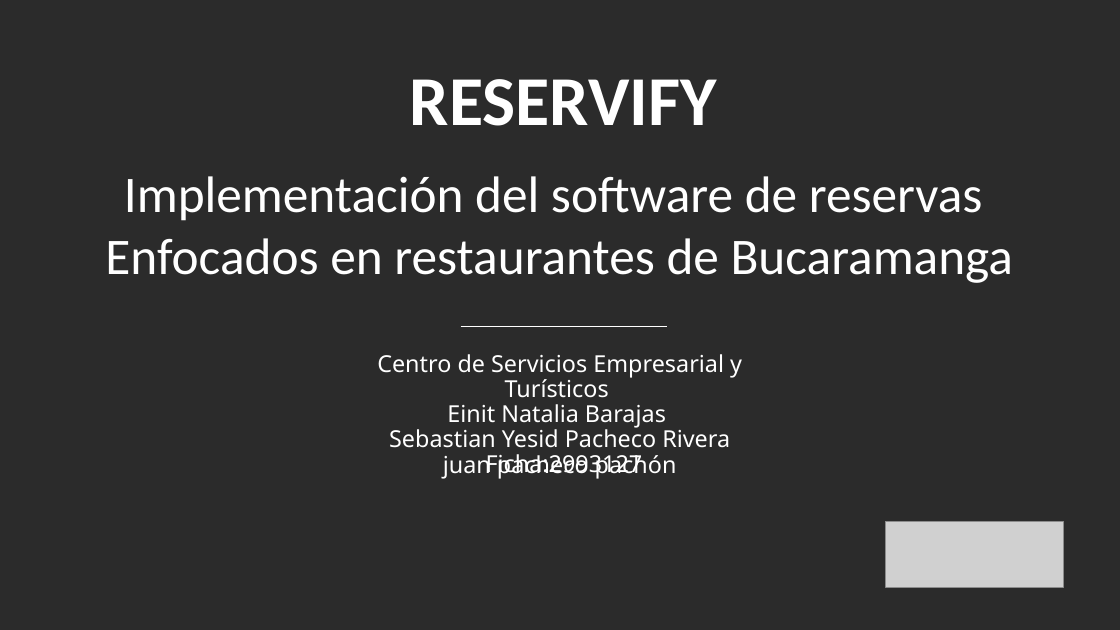
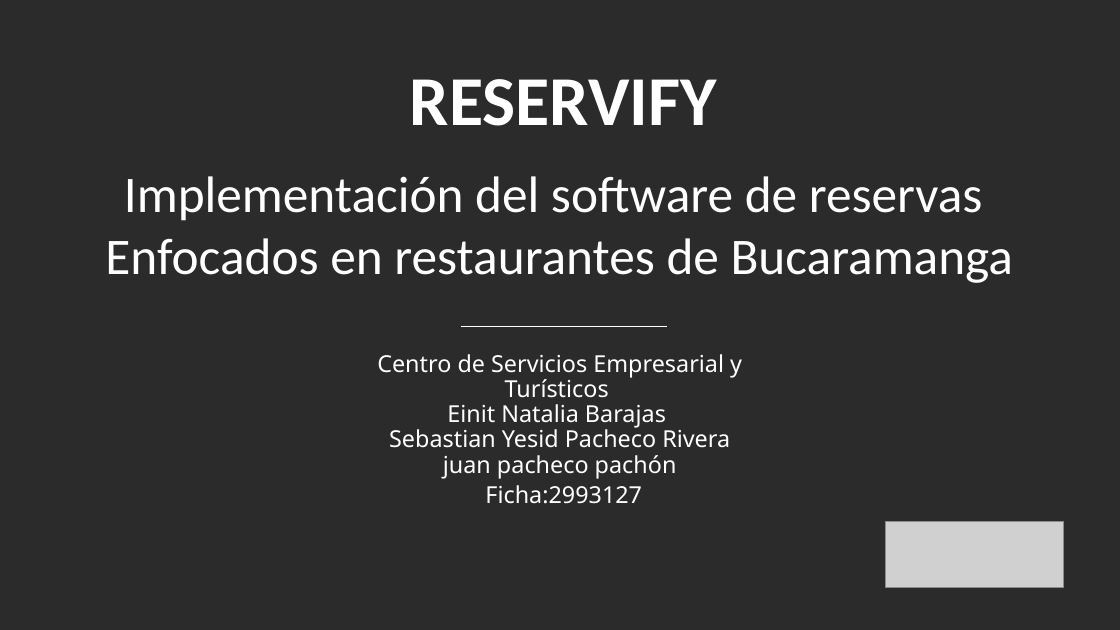
Before and after one commit to SebastianPacheco05/Reservify, a slide deck: slide 1 of docs/docs/files/GC-F-004FormatoPlantillaPresentacionPowerPointV09 (2).pptx. Drawn at 1120x630 pixels with LibreOffice and Linux fonts; fonts in the diff are those of the drawing; grey boxes stand for pictures; background and template pictures are left out; a plain dark background stands for a picture behind light text. Boxes give left, top, right and bottom in pixels: in the first picture for what was removed or moved away, otherwise in the second. Text is boxed around its words. In the diff, an @@ line names an element or a change of style, - is before the commit and + after.

```diff
--- a/docs/docs/files/GC-F-004FormatoPlantillaPresentacionPowerPointV09 (2).pptx
+++ b/docs/docs/files/GC-F-004FormatoPlantillaPresentacionPowerPointV09 (2).pptx
@@ text "Ficha:2993127" rewrapped from (486,454,643,478) to (485,485,642,504) @@
```
Also in this commit, not shown: 17 other slides changed, 5 other files.
